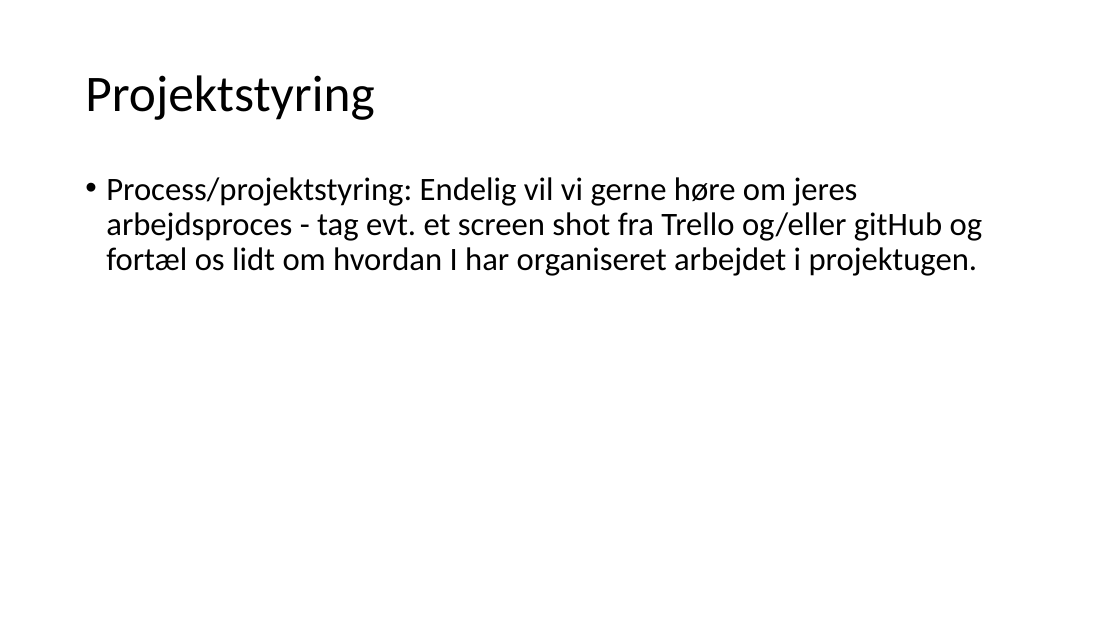
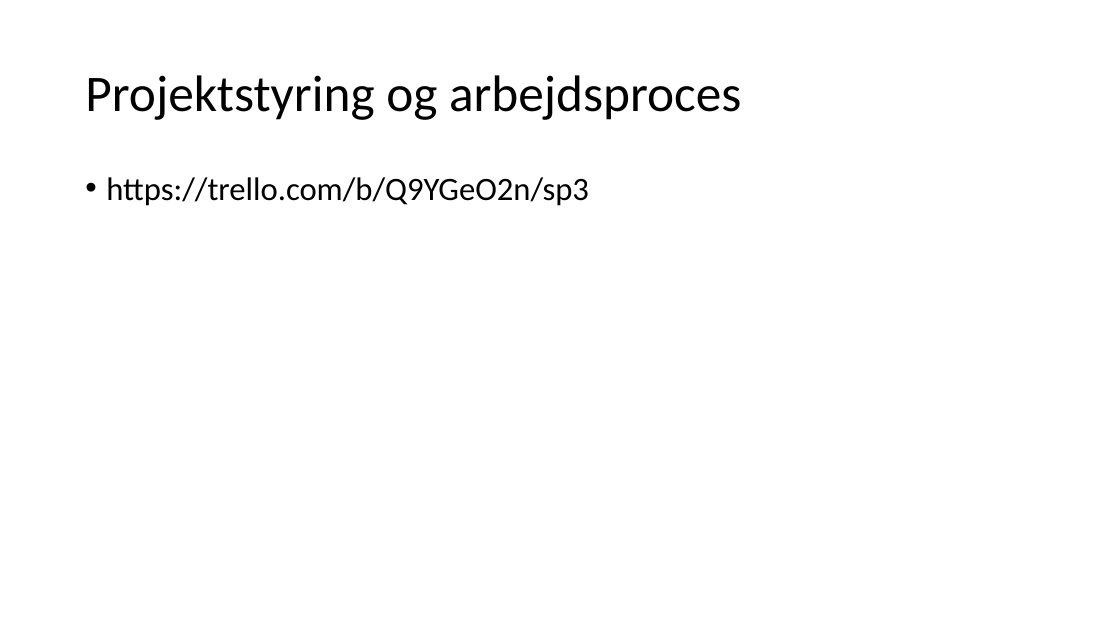
Before and after one commit to Inga-Helgadottir/AIR-SP3, a slide deck: slide 6 of Slides/SP3-pp.odp. Drawn at 1120x630 pixels with LibreOffice and Linux fonts; fonts in the diff are those of the drawing. Boxes give left, top, right and bottom in pixels: in the first picture for what was removed or moved away, otherwise in the second. Text is boxed around its words. In the diff, an @@ line names an element or a change of style, - is before the commit and + after.

```diff
--- a/Slides/SP3-pp.odp
+++ b/Slides/SP3-pp.odp
@@ title at [85, 75, 741, 120]: text changed @@
-Projektstyring
+Projektstyring og arbejdsproces
@@ text at [106, 177, 589, 206]: text changed @@
-• Process/projektstyring: Endelig vil vi gerne høre om jeres arbejdsproces - tag evt. et screen shot fra Trello og/eller gitHub og fortæl os lidt om hvordan I har organiseret arbejdet i projektugen.
+• https://trello.com/b/Q9YGeO2n/sp3
```
